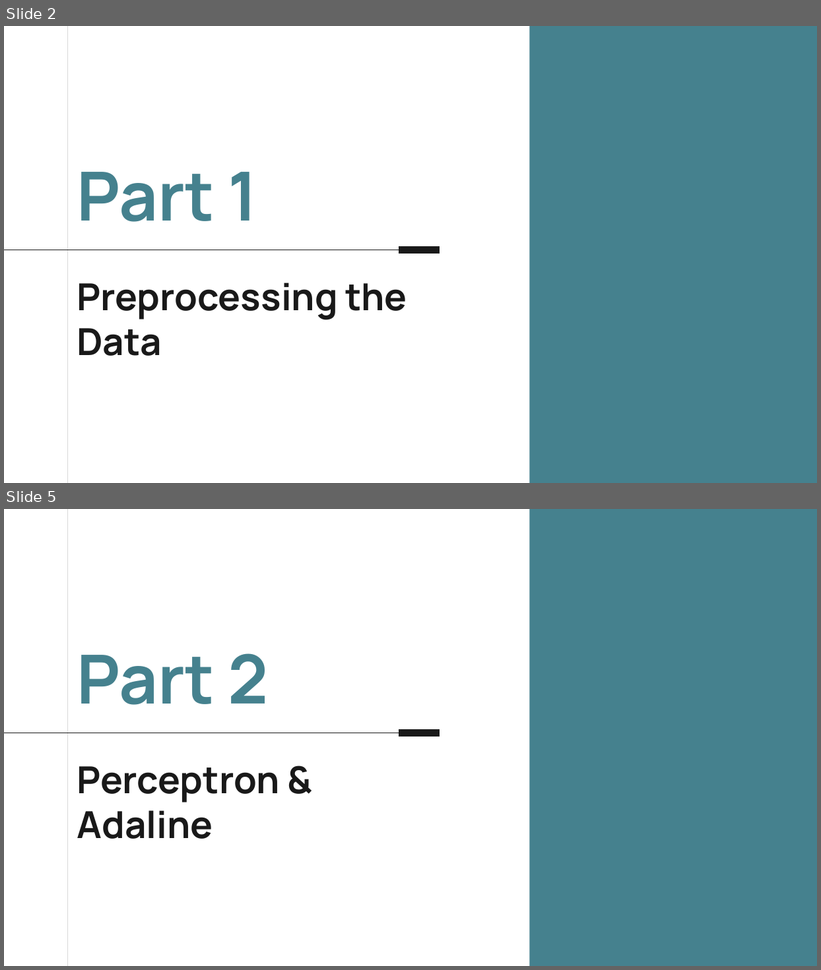
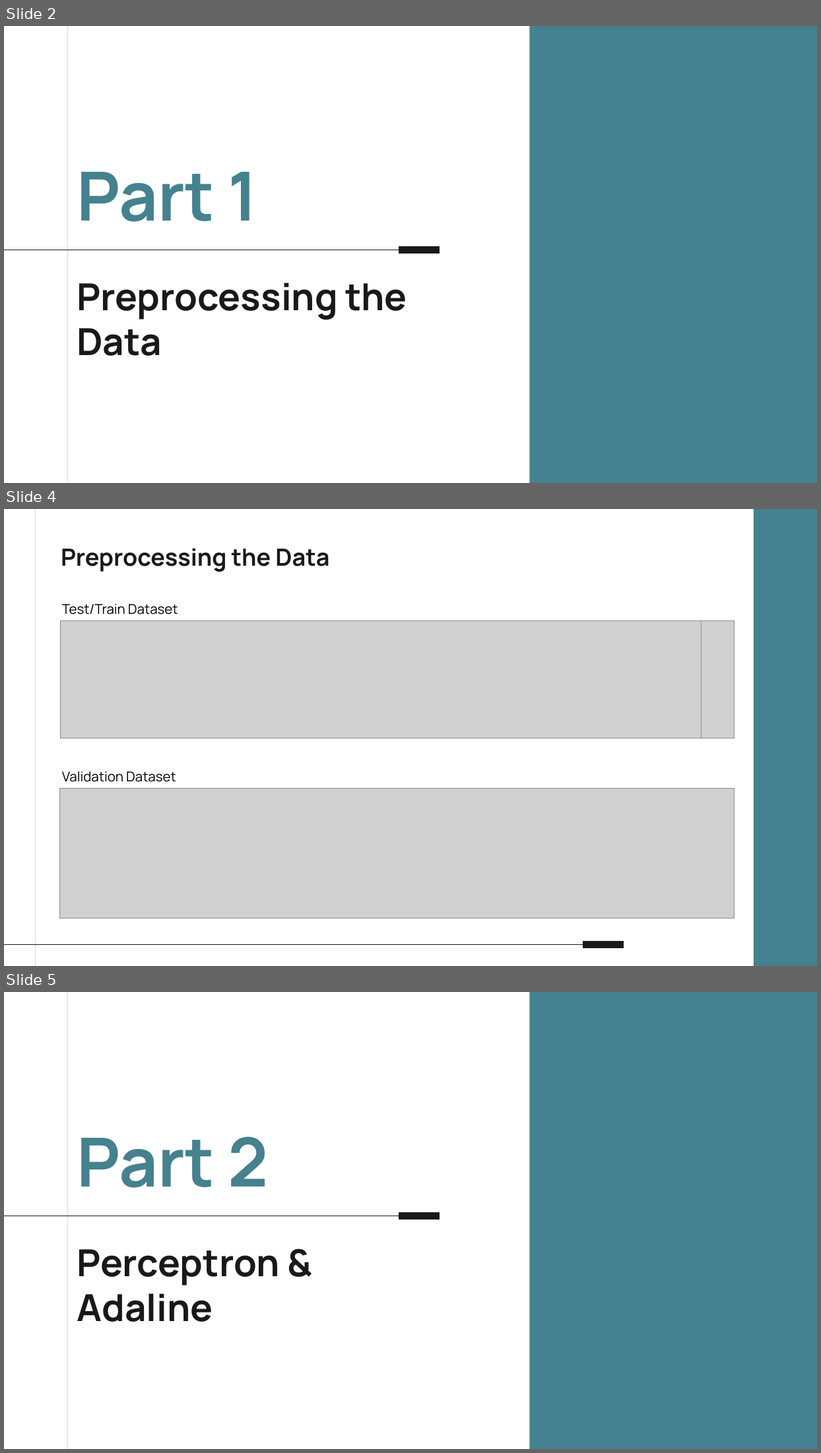
Before and after one commit to benmikeand/DASC41103_projects_team2, a slide deck: projects/project_1/results/Project_1_Presentation.pptx. Shown one above the other, each under a label of ours: slides 2 and 5 before the commit, slides 2, 4 and 5 after it; the slides between them are not shown. The pictures are 821x970 and 821x1453 pixels, drawn with LibreOffice and Linux fonts; fonts in the diff are those of the drawing; grey boxes stand for pictures. Boxes give left, top, right and bottom in pixels: in the first picture for what was removed or moved away, otherwise in the second. Text is boxed around its words. In the diff, an @@ line names an element or a change of style, - is before the commit and + after.

```diff
--- a/projects/project_1/results/Project_1_Presentation.pptx
+++ b/projects/project_1/results/Project_1_Presentation.pptx
@@ slide 4 added at [4,509,817,966], background #FFFFFF @@
@@ line added from (35, 509) to (35, 966), #D9D9D9 0.75 pt @@
@@ rectangle added at [754,509,817,966], fill #45818E @@
@@ title added at [61,548,329,572], 28 pt, text #191919, bold @@
+Preprocessing the Data
@@ text added at [62,604,178,615], 16 pt, text #000000 @@
+Test/Train Dataset
@@ picture added at [60,621,701,739] @@
@@ picture added at [701,621,735,739] @@
@@ text added at [62,772,176,782], 16 pt, text #000000 @@
+Validation Dataset
@@ picture added at [60,788,735,918] @@
@@ line added from (583, 945) to (4, 945), #191919 0.75 pt @@
@@ line added from (624, 945) to (583, 945), #191919 9 pt @@
```
Also in this commit, not shown: 5 slides changed, 1 slide removed.
